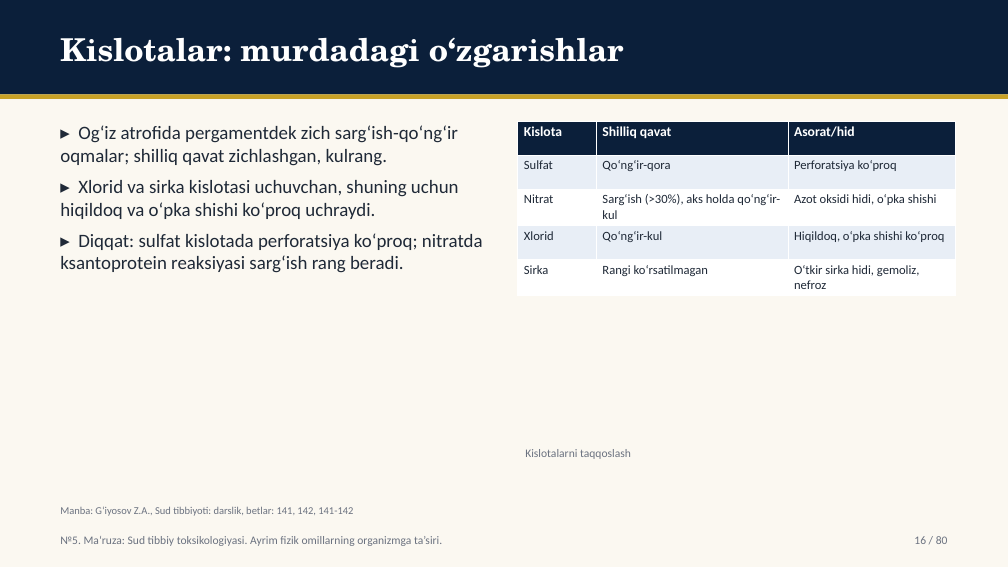
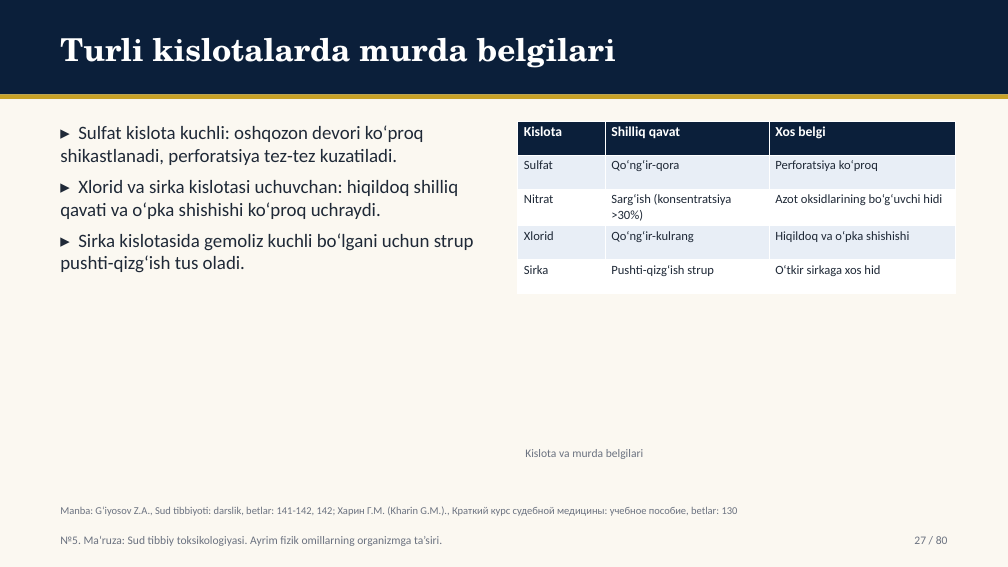
Before and after one commit to davlatsudekspert/forensic-expert, a slide deck: slide 27 of out/4-kurs-pediatriya-11.pptx (slide 16 before the commit). Drawn at 1008x567 pixels with LibreOffice and Linux fonts; fonts in the diff are those of the drawing. Boxes give left, top, right and bottom in pixels: in the first picture for what was removed or moved away, otherwise in the second. Text is boxed around its words. In the diff, an @@ line names an element or a change of style, - is before the commit and + after.

Commit message:
slides output: 4-kurs-davolash-10,4-kurs-pediatriya-11,4-kurs-pediatriya-12,5-kurs-tibbiy-profilaktika-08,5-kurs-tibbiy-profilaktika-09,ktp26-u-05,ktp26-u-14

```diff
--- a/out/4-kurs-pediatriya-11.pptx
+++ b/out/4-kurs-pediatriya-11.pptx
@@ text at box(60, 38, 616, 68): text changed @@
-Kislotalar: murdadagi o‘zgarishlar
+Turli kislotalarda murda belgilari
@@ text at box(60, 125, 474, 273): text changed @@
-▸ Og‘iz atrofida pergamentdek zich sarg‘ish-qo‘ng‘ir oqmalar; shilliq qavat zichlashgan, kulrang.
-▸ Xlorid va sirka kislotasi uchuvchan, shuning uchun hiqildoq va o‘pka shishi ko‘proq uchraydi.
-▸ Diqqat: sulfat kislotada perforatsiya ko‘proq; nitratda ksantoprotein reaksiyasi sarg‘ish rang beradi.
+▸ Sulfat kislota kuchli: oshqozon devori ko‘proq shikastlanadi, perforatsiya tez-tez kuzatiladi.
+▸ Xlorid va sirka kislotasi uchuvchan: hiqildoq shilliq qavati va o‘pka shishishi ko‘proq uchraydi.
+▸ Sirka kislotasida gemoliz kuchli bo‘lgani uchun strup pushti-qizg‘ish tus oladi.
@@ table at box(518, 121, 956, 291) @@
-row 1, column 3: Asorat/hid
+row 1, column 3: Xos belgi
-row 3, column 2: Sarg‘ish (>30%), aks holda qo‘ng‘ir-kul
+row 3, column 2: Sarg‘ish (konsentratsiya >30%)
-row 3, column 3: Azot oksidi hidi, o‘pka shishi
+row 3, column 3: Azot oksidlarining bo‘g‘uvchi hidi
-row 4, column 2: Qo‘ng‘ir-kul
+row 4, column 2: Qo‘ng‘ir-kulrang
-row 4, column 3: Hiqildoq, o‘pka shishi ko‘proq
+row 4, column 3: Hiqildoq va o‘pka shishishi
-row 5, column 2: Rangi ko‘rsatilmagan
+row 5, column 2: Pushti-qizg‘ish strup
-row 5, column 3: O‘tkir sirka hidi, gemoliz, nefroz
+row 5, column 3: O‘tkir sirkaga xos hid
@@ text at box(525, 449, 643, 459): text changed @@
-Kislotalarni taqqoslash
+Kislota va murda belgilari
@@ text at box(60, 506, 738, 516): text changed @@
-Manba: G‘iyosov Z.A., Sud tibbiyoti: darslik, betlar: 141, 142, 141-142
+Manba: G‘iyosov Z.A., Sud tibbiyoti: darslik, betlar: 141-142, 142; Харин Г.М. (Kharin G.M.)., Краткий курс судебной медицины: учебное пособие, betlar: 130
@@ text at box(914, 536, 948, 544): text changed @@
-16 / 80
+27 / 80
```
Also in this commit, not shown: 62 other slides changed, 15 slides added, 15 slides removed, 30 other files.
